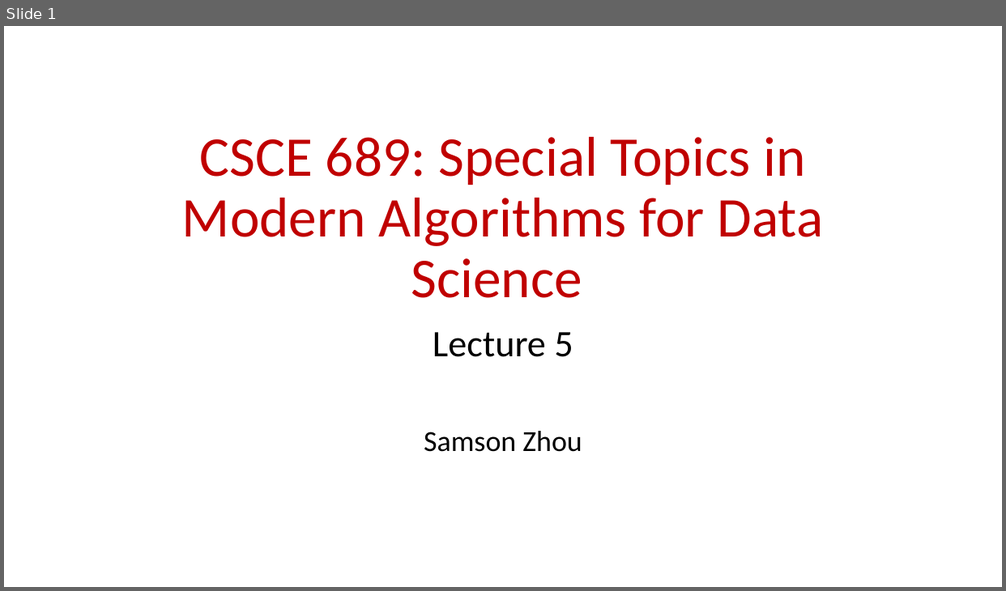
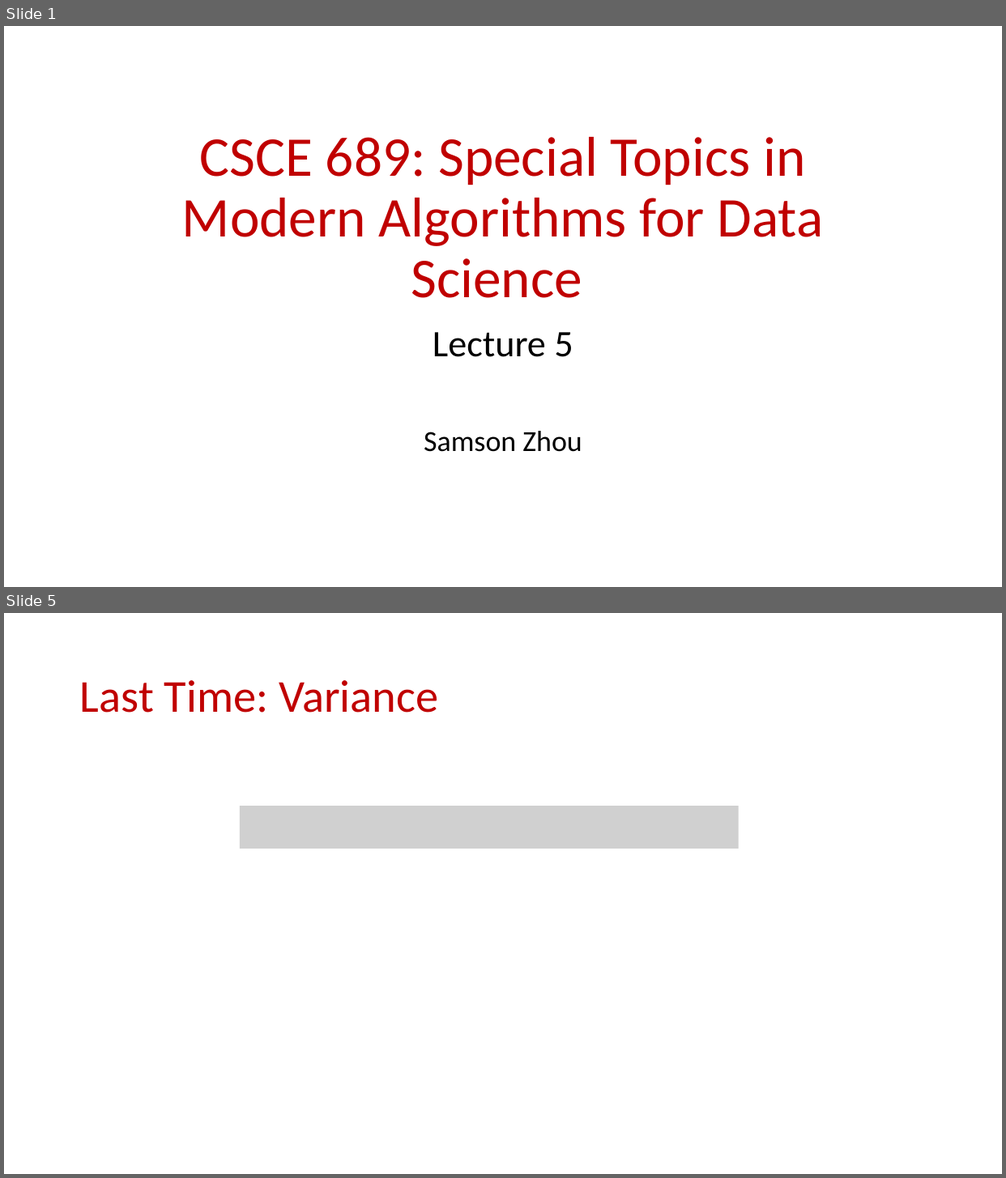
Before and after one commit to samsonzhou/samsonzhou.github.io, a slide deck: CSCE689-23/L5.pptx. Shown one above the other, each under a label of ours: slide 1 before the commit, slides 1 and 5 after it; the slides between them are not shown. The pictures are 1006x591 and 1006x1178 pixels, drawn with LibreOffice and Linux fonts; fonts in the diff are those of the drawing; grey boxes stand for pictures. Boxes give left, top, right and bottom in pixels: in the first picture for what was removed or moved away, otherwise in the second. Text is boxed around its words. In the diff, an @@ line names an element or a change of style, - is before the commit and + after.

```diff
--- a/CSCE689-23/L5.pptx
+++ b/CSCE689-23/L5.pptx
@@ slide 5 added at [4, 613, 1002, 1174], background #FFFFFF @@
@@ title added at [80, 680, 438, 713], 44 pt, text #C00000 @@
+Last Time: Variance
@@ picture added at [240, 806, 739, 849] @@
```
Also in this commit, not shown: 9 other slides added, 1 other file.
